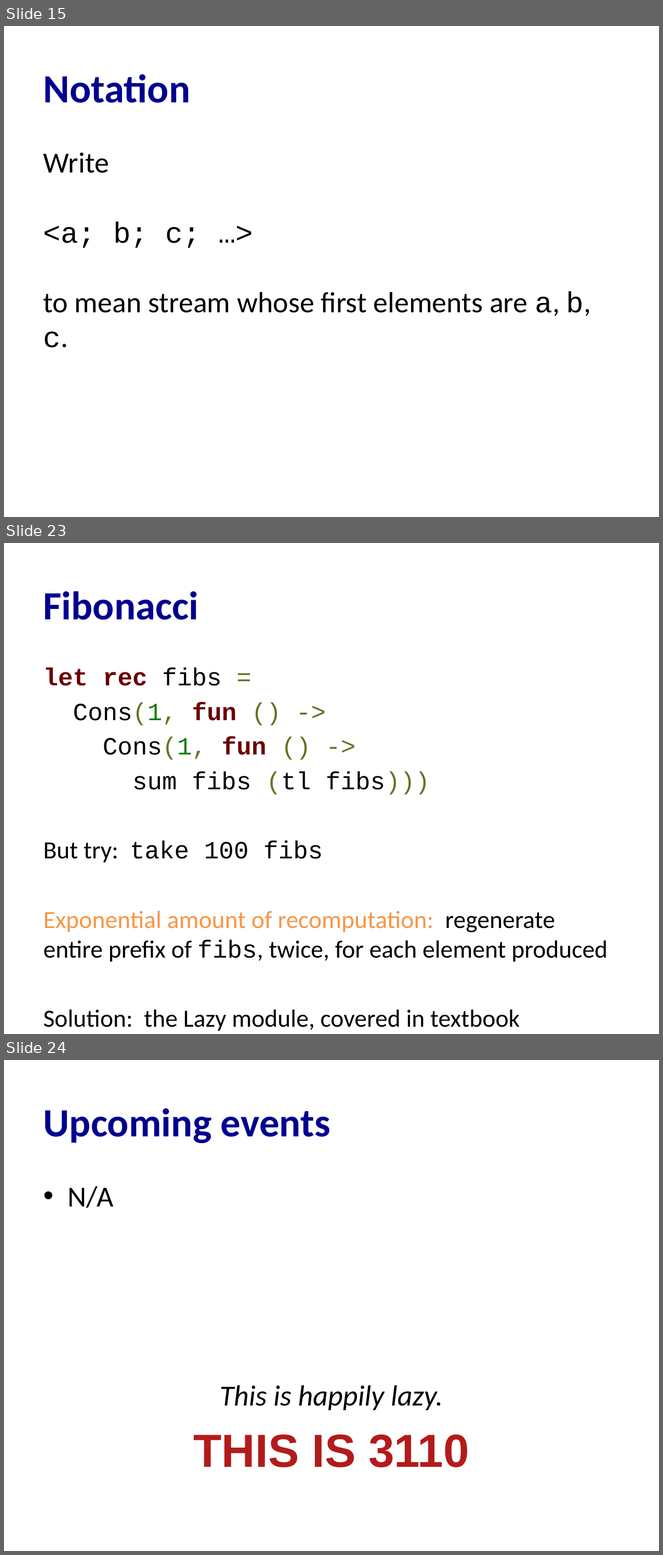
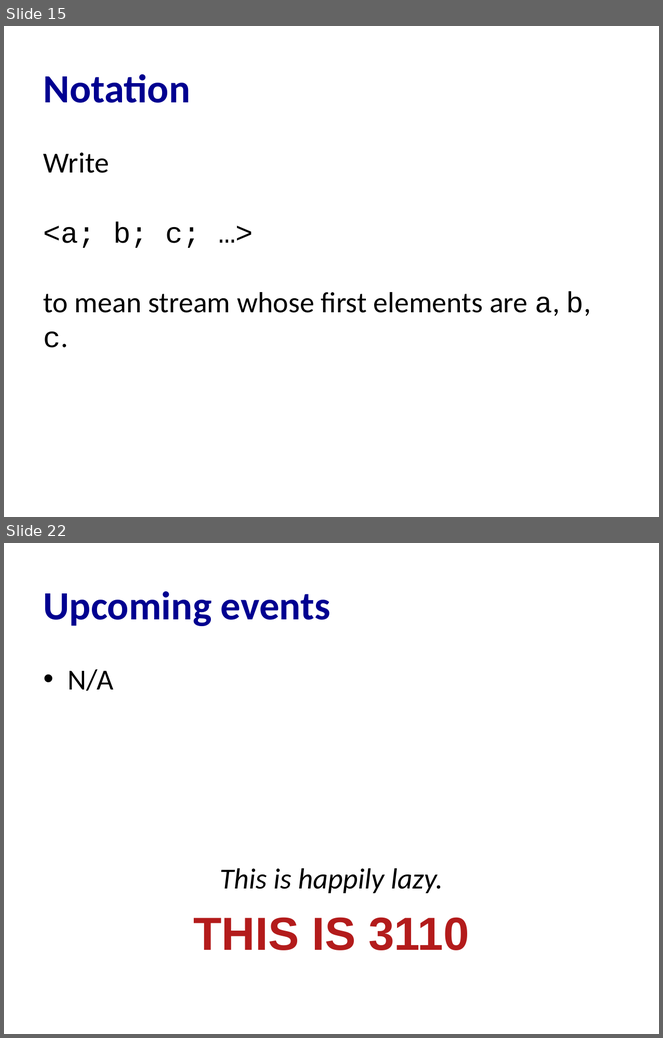
Before and after one commit to cs3110/materials-2019fa, a slide deck: 24-streams/lec.pptx. Shown one above the other, each under a label of ours: slides 15, 23 and 24 before the commit, slides 15 and 22 after it; the slides between them are not shown. The pictures are 663x1555 and 663x1038 pixels, drawn with LibreOffice and Linux fonts; fonts in the diff are those of the drawing. Boxes give left, top, right and bottom in pixels: in the first picture for what was removed or moved away, otherwise in the second. Text is boxed around its words. In the diff, an @@ line names an element or a change of style, - is before the commit and + after.

```diff
--- a/24-streams/lec.pptx
+++ b/24-streams/lec.pptx
@@ slide 23 removed at bbox=[4, 543, 659, 1034], background #FFFFFF @@
@@ title removed at bbox=[44, 591, 199, 620] @@
-Fibonacci
@@ text removed at bbox=[44, 668, 608, 1031] @@
-let rec fibs =
-Cons(1, fun () ->
-Cons(1, fun () ->
-sum fibs (tl fibs)))
-But try: take 100 fibs
-Exponential amount of recomputation: regenerate entire prefix of fibs, twice, for each element produced
-Solution: the Lazy module, covered in textbook
@@ what was slide 24 is now slide 22 @@
```
Also in this commit, not shown: 4 slides changed, 5 slides added, 6 other slides removed, 2 other files.
